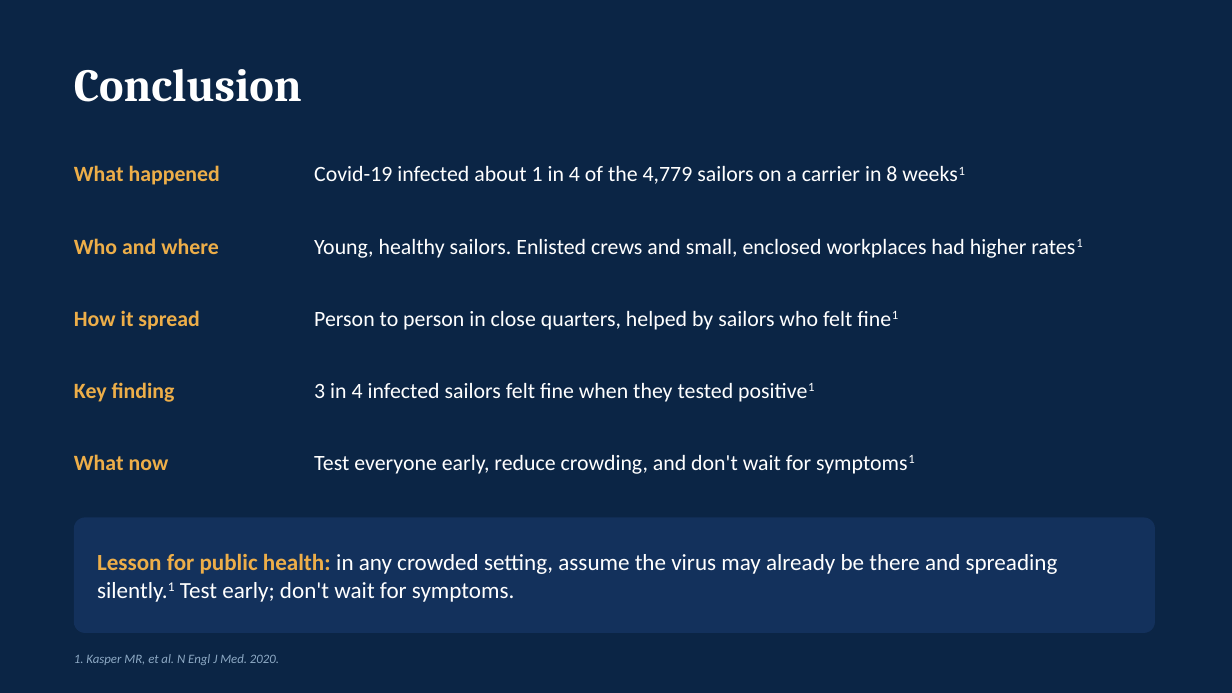
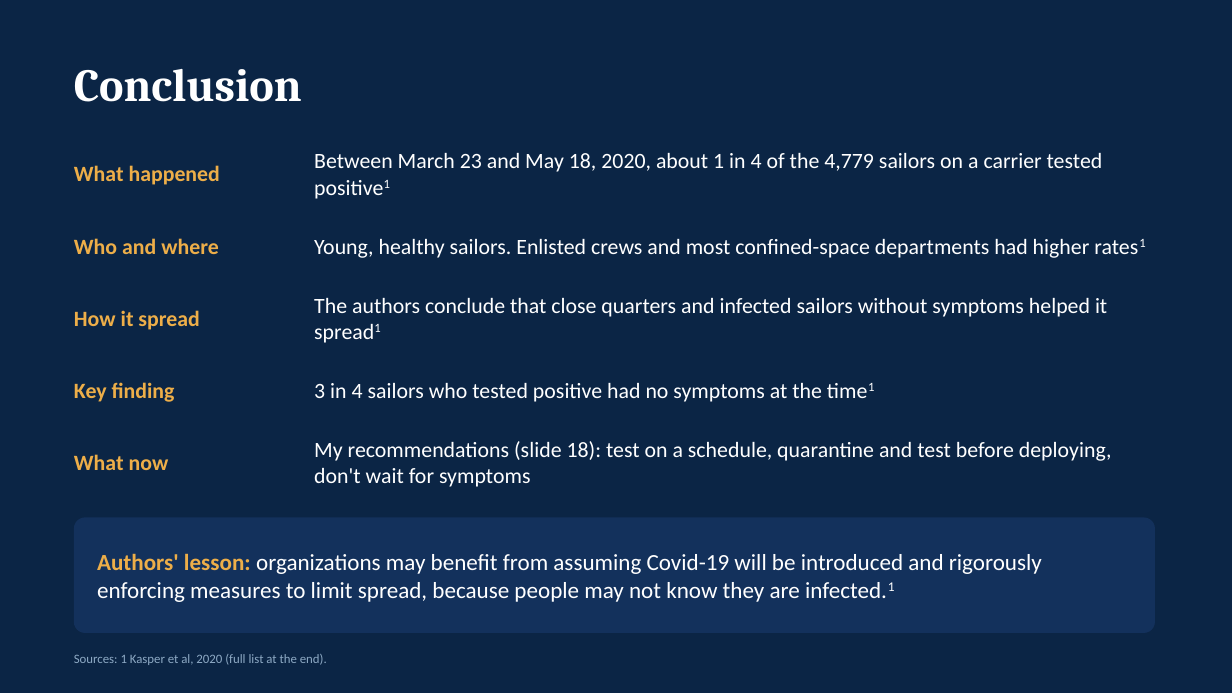
Before and after one commit to adebowa96/Research, a slide deck: slide 19 of Outbreak_of_the_Day/Covid19_Aircraft_Carrier_Outbreak.pptx. Drawn at 1232x693 pixels with LibreOffice and Linux fonts; fonts in the diff are those of the drawing. Boxes give left, top, right and bottom in pixels: in the first picture for what was removed or moved away, otherwise in the second. Text is boxed around its words. In the diff, an @@ line names an element or a change of style, - is before the commit and + after.

```diff
--- a/Outbreak_of_the_Day/Covid19_Aircraft_Carrier_Outbreak.pptx
+++ b/Outbreak_of_the_Day/Covid19_Aircraft_Carrier_Outbreak.pptx
@@ text at bbox=[314, 153, 1103, 172]: text changed @@
-Covid-19 infected about 1 in 4 of the 4,779 sailors on a carrier in 8 weeks1
+Between March 23 and May 18, 2020, about 1 in 4 of the 4,779 sailors on a carrier tested positive1
@@ text at bbox=[314, 239, 1090, 258]: text changed @@
-Young, healthy sailors. Enlisted crews and small, enclosed workplaces had higher rates1
+Young, healthy sailors. Enlisted crews and most confined-space departments had higher rates1
@@ text at bbox=[314, 298, 1107, 317]: text changed @@
-Person to person in close quarters, helped by sailors who felt fine1
+The authors conclude that close quarters and infected sailors without symptoms helped it spread1
@@ text at bbox=[314, 383, 822, 402]: text changed @@
-3 in 4 infected sailors felt fine when they tested positive1
+3 in 4 sailors who tested positive had no symptoms at the time1
@@ text at bbox=[314, 441, 1112, 487]: text changed @@
-Test everyone early, reduce crowding, and don't wait for symptoms1
+My recommendations (slide 18): test on a schedule, quarantine and test before deploying, don't wait for symptoms
@@ text at bbox=[97, 553, 1042, 602]: text changed @@
-Lesson for public health: in any crowded setting, assume the virus may already be there and spreading silently.1 Test early; don't wait for symptoms.
+Authors' lesson: organizations may benefit from assuming Covid-19 will be introduced and rigorously enforcing measures to limit spread, because people may not know they are infected.1
@@ text at bbox=[74, 654, 327, 665]: text changed; italic off @@
-1. Kasper MR, et al. N Engl J Med. 2020.
+Sources: 1 Kasper et al, 2020 (full list at the end).
```
Also in this commit, not shown: 18 other slides changed, 3 slides added, 1 slide removed.
